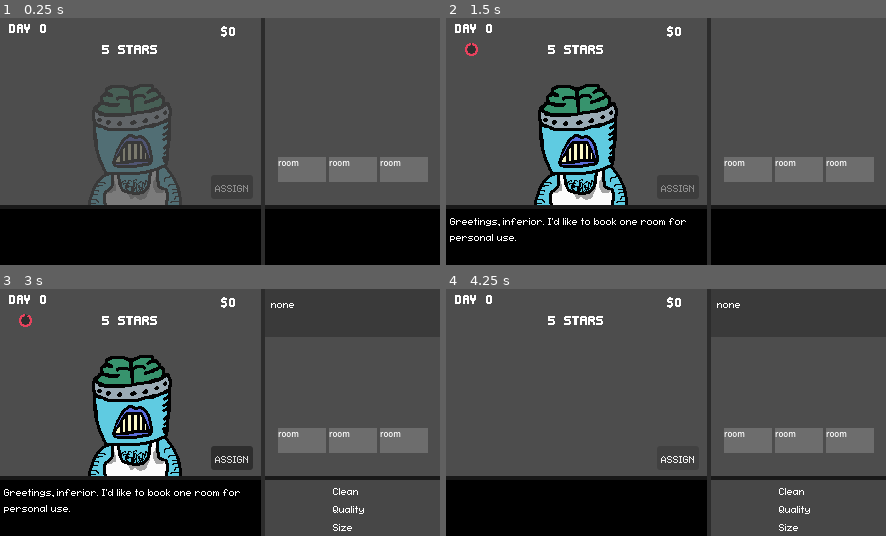
Above: before the commit, frames 1-4 (two rows, left to right).
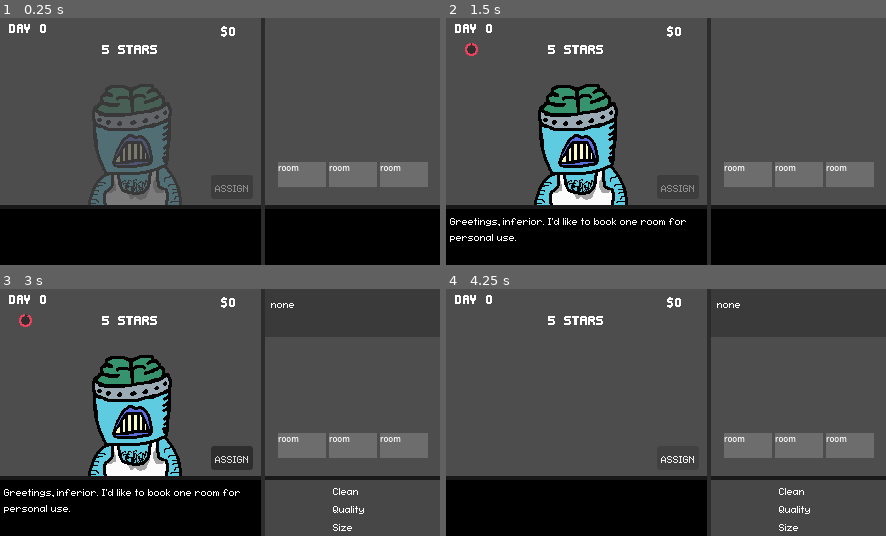
Above: after the commit, the same moments.

Repository: fawfle/brackeys-2026.1
Game: Godot game, scene res://scenes/game_scene.tscn
Same seed, same stepped clock (60 frames per second), same inputs: the game is played once before the commit and once after it.
Inputs (mouse positions are in pixels of both pictures, inside the frame that each line leads up to):
- Up to frame 1 (0.25 s): no input
- Up to frame 2 (1.5 s): tap Enter at 0.5, 0.6 s; move the mouse to (762, 129) at 0.52 s; hold Right 0.53-1.25 s; click (578, 235) at 1.25 s
- Up to frame 3 (3 s): click (352, 382) at 2 s; click "room" at 2.75 s
- Up to frame 4 (4.25 s): click "ASSIGN" at 3.5 s

The runs differ from the first frame. In frame 1, 1.7% of the frame differs, in the area x 63-98%, y 56-69%; in frame 2, 1.7%; in frame 3, 1.7%; in frame 4, 1.7%.

Commit message:
more traits

Diff:
--- a/scenes/hotel_window.tscn
+++ b/scenes/hotel_window.tscn
@@ -44,7 +44,7 @@
 [node name="Rooms" type="Control" parent="." unique_id=956017151]
 layout_mode = 1
 anchor_right = 1.0
-anchor_bottom = 0.75303644
+anchor_bottom = 0.77327937
 grow_horizontal = 2
 grow_vertical = 2
 mouse_filter = 2
--- a/scenes/ui/room_info_menu.tscn
+++ b/scenes/ui/room_info_menu.tscn
@@ -9,6 +9,7 @@
 anchor_right = 1.0
 offset_bottom = 48.0
 grow_horizontal = 2
+mouse_filter = 2
 script = ExtResource("1_wxk2m")
 
 [node name="ColorRect" type="ColorRect" parent="." unique_id=252871795]
@@ -18,6 +19,7 @@
 anchor_bottom = 1.0
 grow_horizontal = 2
 grow_vertical = 2
+mouse_filter = 2
 color = Color(0, 0, 0, 0.23529412)
 
 [node name="Guest" type="Label" parent="." unique_id=624130536]
--- a/scripts/trait_list.gd
+++ b/scripts/trait_list.gd
@@ -19,6 +19,7 @@
 	CLEAN, # likes clean
 	MESSY, # likes messy
 	CLASSY, # likes classy
+	SIMPLE, # likes normal
 	CHEAP, # likes cheap
 
 	RADIOACTIVE, # makes surrounding guests/rooms less happy TODO
@@ -30,7 +31,7 @@
 	Trait.CLEAN: {
 		NAME: "Clean",
 		REQUEST: "I prefer rooms that are [color=red]clean[/color].",
-		FAIL_FEEDBACK: "The room you gave me was so [color=red]messy[/color]",
+		FAIL_FEEDBACK: "The room you gave me was so [color=red]messy[/color].",
 		CONDITION: func(room: Room): return room.sanitation == Room.Sanitation.CLEAN,
 		PREFERENCE: 3,
 		VALUE: 5,
@@ -55,9 +56,19 @@
 		VALUE: 10,
 		BLACKLIST: [Trait.CHEAP]
 	},
+	Trait.SIMPLE: {
+		NAME: "Simple",
+		REQUEST: "I'm looking for something [color=red]simple[/color].",
+		FAIL_FEEDBACK: "This place is [color=red]too fancy[/color]. I wanted something that felt like home.",
+		CONDITION: func(room: Room): return room.quality == Room.Quality.DUMP,
+		PREFERENCE: 3,
+		VALUE: 2,
+		BLACKLIST: [Trait.CLASSY]
+	},
 	Trait.CHEAP: {
 		NAME: "Cheap",
 		REQUEST: "Don't [color=red]charge me[/color] too much.",
+		FAIL_FEEDBACK: "You charged me [color=red]way too much[/color] for that room! How will I pay my space depts now?",
 		CONDITION: func(room: Room): return room.quality == Room.Quality.DUMP,
 		PREFERENCE: 3,
 		VALUE: 2,
